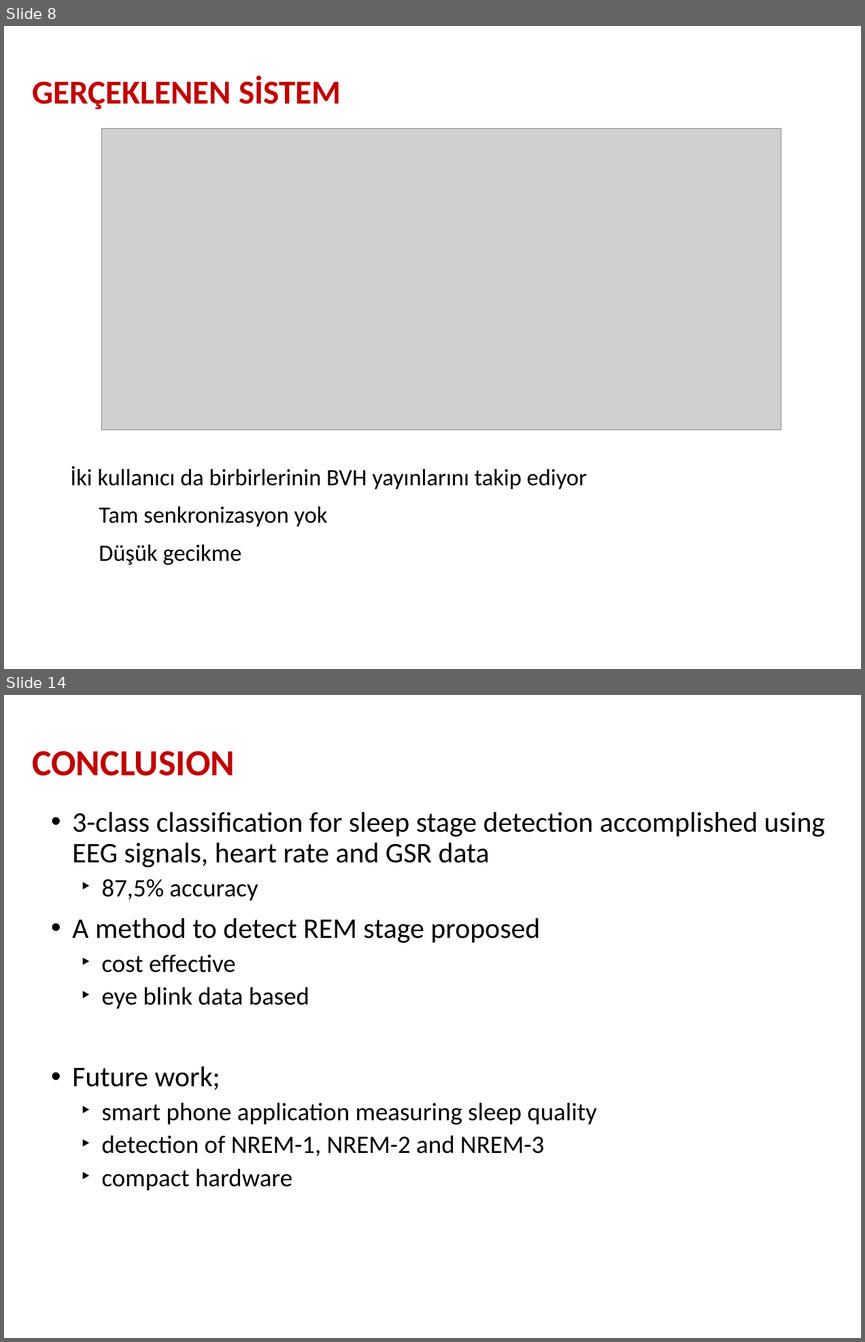
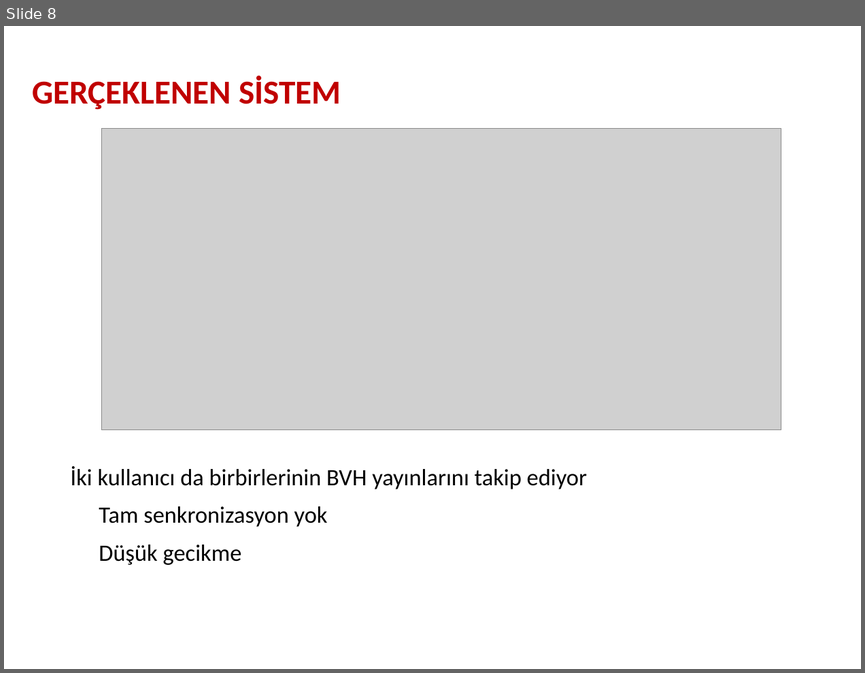
Before and after one commit to umutyazgan/unity-network-mocap, a slide deck: sunum.odp. Shown one above the other, each under a label of ours: slides 8 and 14 before the commit, slide 8 after it; the slides between them are not shown. The pictures are 865x1342 and 865x673 pixels, drawn with LibreOffice and Linux fonts; fonts in the diff are those of the drawing; grey boxes stand for pictures; background and template pictures are left out. Boxes give left, top, right and bottom in pixels: in the first picture for what was removed or moved away, otherwise in the second. Text is boxed around its words. In the diff, an @@ line names an element or a change of style, - is before the commit and + after.

```diff
--- a/sunum.odp
+++ b/sunum.odp
@@ slide 14 removed at (x1=4, y1=695, x2=861, y2=1338), background picture (left out) @@
@@ text removed at (x1=32, y1=751, x2=235, y2=776) @@
-CONCLUSION
@@ text removed at (x1=72, y1=812, x2=825, y2=1190) @@
-• 3-class classification for sleep stage detection accomplished using EEG signals, heart rate and GSR data
-  ‣ 87,5% accuracy
-• A method to detect REM stage proposed
-  ‣ cost effective
-  ‣ eye blink data based
-• Future work;
-  ‣ smart phone application measuring sleep quality
-  ‣ detection of NREM-1, NREM-2 and NREM-3
-  ‣ compact hardware
```
Also in this commit, not shown: 5 slides changed, 5 slides added, 4 other slides removed.
